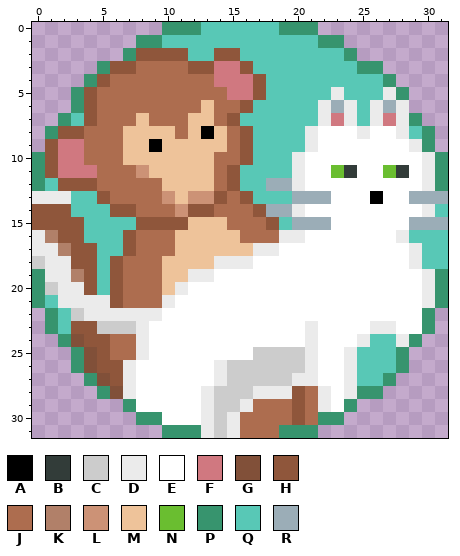
Edited in one commit: pixel-art sprite (assets/img/meowkey_logo.png). That is the earlier state.
The file is 32x32 pixels.
Palette (. is transparent): A #000000  B #323c39  C #cccccc  D #ebebeb  E #ffffff  F #d07880  G #815039  H #8f563b  J #ad6d4f  K #b18069  L #cc9276  M #eec39a  N #6abe30  P #37946e  Q #58c8b6  R #9badb7
Pixels before, first column x 0:
 0 ..........PPPQQQQQQPPP..........
 1 ........PPQQQQQQQQQQQQPP........
 2 .......PHHHHQQHHQQQQQQQQP.......
 3 .....PHHJJJJHHFFHQQQQQQQQPP.....
 4 ....PHJJJJJJJJFFFHQQQQQQQQQP....
 5 ...PHJJJJJJJJJJFFHQQQQQDQQQDP...
 6 ...PHJJJJJJJJMJJHQQQQQDRDQDRD...
 7 ..PQHJJJMJJJMMJHQQQQQQDFDQDFDP..
 8 .PHHJJJMMMMJMAMJHQQQQDEEEDEEDQP.
 9 .HFFJJJMMAMMMMMJHQQQQDEEEEEEEDP.
10 PHFFJJJMMMMMMMJJHQQQDEEEEEEEEEDP
11 PHFFFJJJLMMMMMJHQQQQDEENBEENBEDP
12 PQHHHJJJJJMMMMJHQQRRDEEEEEEEEEDP
13 DDDQQHJJJJLMLLHJHQQQRRREEEAEERRR
14 HHHQQQHHJJJLHHJJJHRRDEEEEEEEEEDQ
15 HHHHQQQQHHHHMMMJJJHQRRREEEEEERRR
16 DKHHQQQHJJJMMMMMJJJDDEEEEEEEDQQQ
17 DDKHHQQHJJJMMMMMMDDEEEEEEEEEEDQQ
18 CDDHHQHJJJMMMMDDDEEEEEEEEEEEEDQQ
19 PDDKHQHJJJMMDDEEEEEEEEEEEEEEEEDP
20 PCDDHQHJJJMDEEEEEEEEEEEEEEEEEEDP
21 PQDDDDHJJJDEEEEEEEEEEEEEEEEEEEDP
22 .PQCDDDDDDEEEEEEEEEEEEEEEEEEEEP.
23 .PQHHCCCDEEEEEEEEEEEEDEEEEDDEEP.
24 ..PGHHJJDEEEEEEEEEEEEDEEEDQQDP..
25 ...PGHJJDEEEEEEEECCCCDEEDQQQP...
26 ...PGHHDEEEEEEDCCCCCCDEEDQQQP...
27 ....PGHDEEEEEEDCCCCCDDEEDQQP....
28 .....PGDEEEEEDCCCDDDHJDEDPP.....
29 .......PEEEEEDCCDJJJHJDEP.......
30 ........PPEEEDCDJJJJHJPP........
31 ..........PPPDCDJJJPPP..........
After:
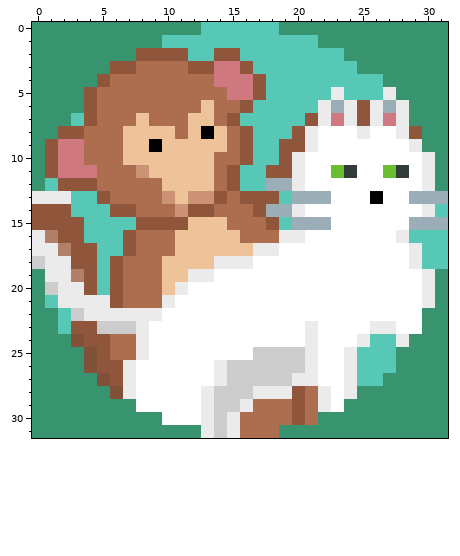
The exact change:
Changed rows in their new state; - is an unchanged pixel.
first column x 0:
 0 PPPPPPPPPP------------PPPPPPPPPP
 1 PPPPPPPP----------------PPPPPPPP
 2 PPPPPPP------------------PPPPPPP
 3 PPPPP----------------------PPPPP
 4 PPPP------------------------PPPP
 5 PPP--------------------------PPP
 6 PPP----------------------H---PPP
 7 PP-------------------H---H----PP
 8 P-------------------H--------H-P
 9 P------------------HH----------P
10 -------------------H------------
11 ------------------HH------------
13 -----------------HH-------------
first column x 0:
22 P------------------------------P
23 P------------------------------P
24 PP----------------------------PP
25 PPP--------------------------PPP
26 PPP--------------------------PPP
27 PPPP------------------------PPPP
28 PPPPP----------------------PPPPP
29 PPPPPPP------------------PPPPPPP
30 PPPPPPPP----------------PPPPPPPP
31 PPPPPPPPPP------------PPPPPPPPPP
Pixel boxes of the changes (left, top, right, bottom) in both pictures:
added: (32, 22, 162, 152)
changed: (253, 22, 448, 204)
added: (32, 308, 162, 438)
added: (318, 308, 448, 438)
